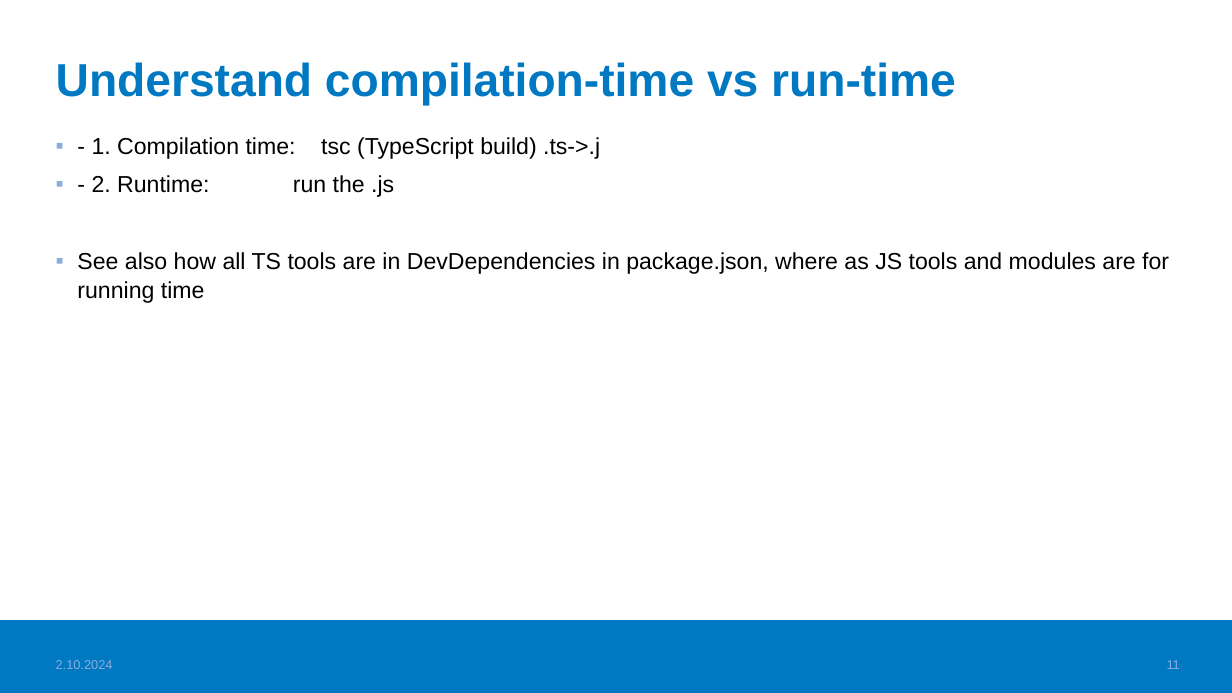
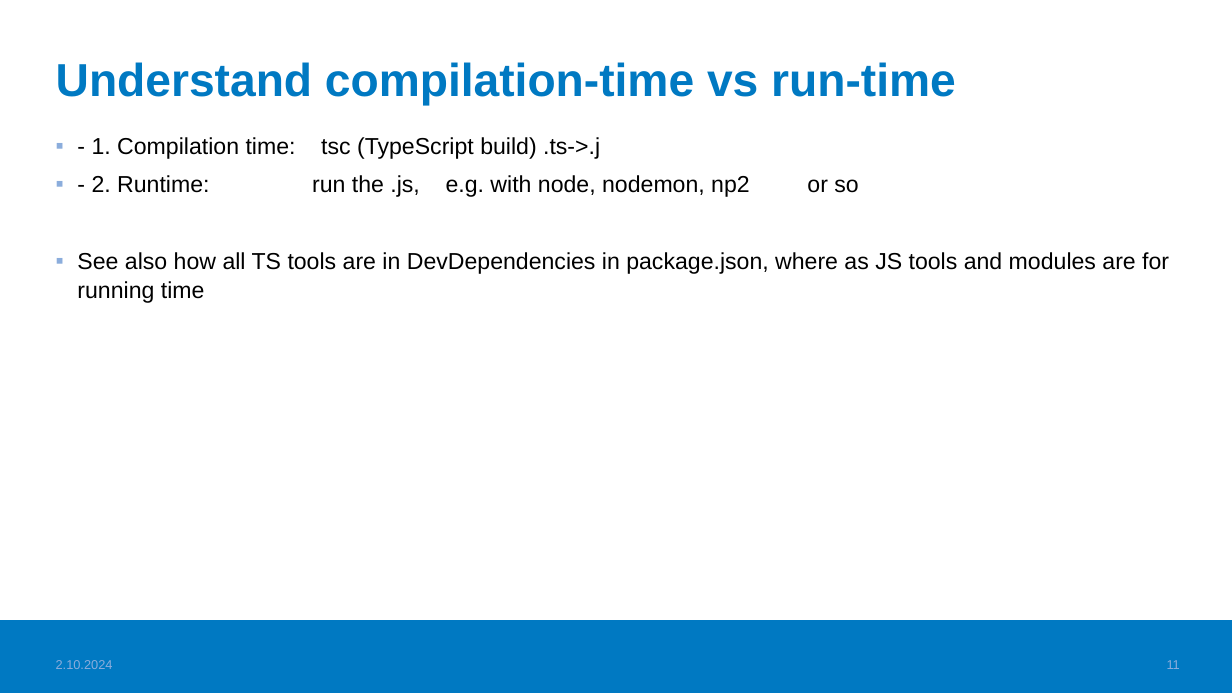
Before and after one commit to valju/JS_ES_Features, a slide deck: slide 11 of TS_basics/TypeScript_usage_understood.pptx. Drawn at 1232x693 pixels with LibreOffice and Linux fonts; fonts in the diff are those of the drawing; background and template pictures are left out. Boxes give left, top, right and bottom in pixels: in the first picture for what was removed or moved away, otherwise in the second. Text is boxed around its words. In the diff, an @@ line names an element or a change of style, - is before the commit and + after.

```diff
--- a/TS_basics/TypeScript_usage_understood.pptx
+++ b/TS_basics/TypeScript_usage_understood.pptx
@@ text at [92, 175, 858, 197]: text changed @@
-▪ - 2. Runtime: run the .js
+▪ - 2. Runtime: run the .js, e.g. with node, nodemon, np2 or so
```
Also in this commit, not shown: 8 other slides changed, 1 slide removed, 1 other file.
